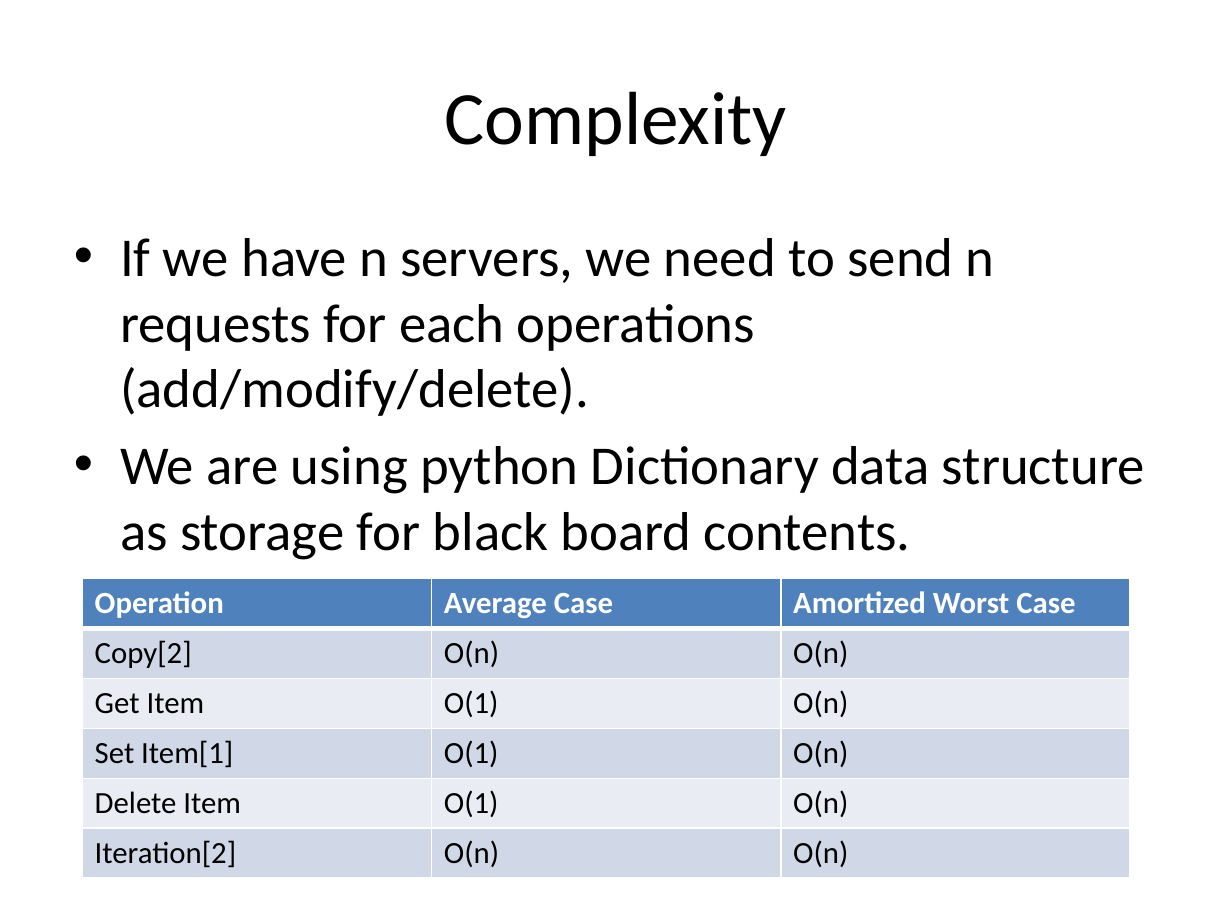
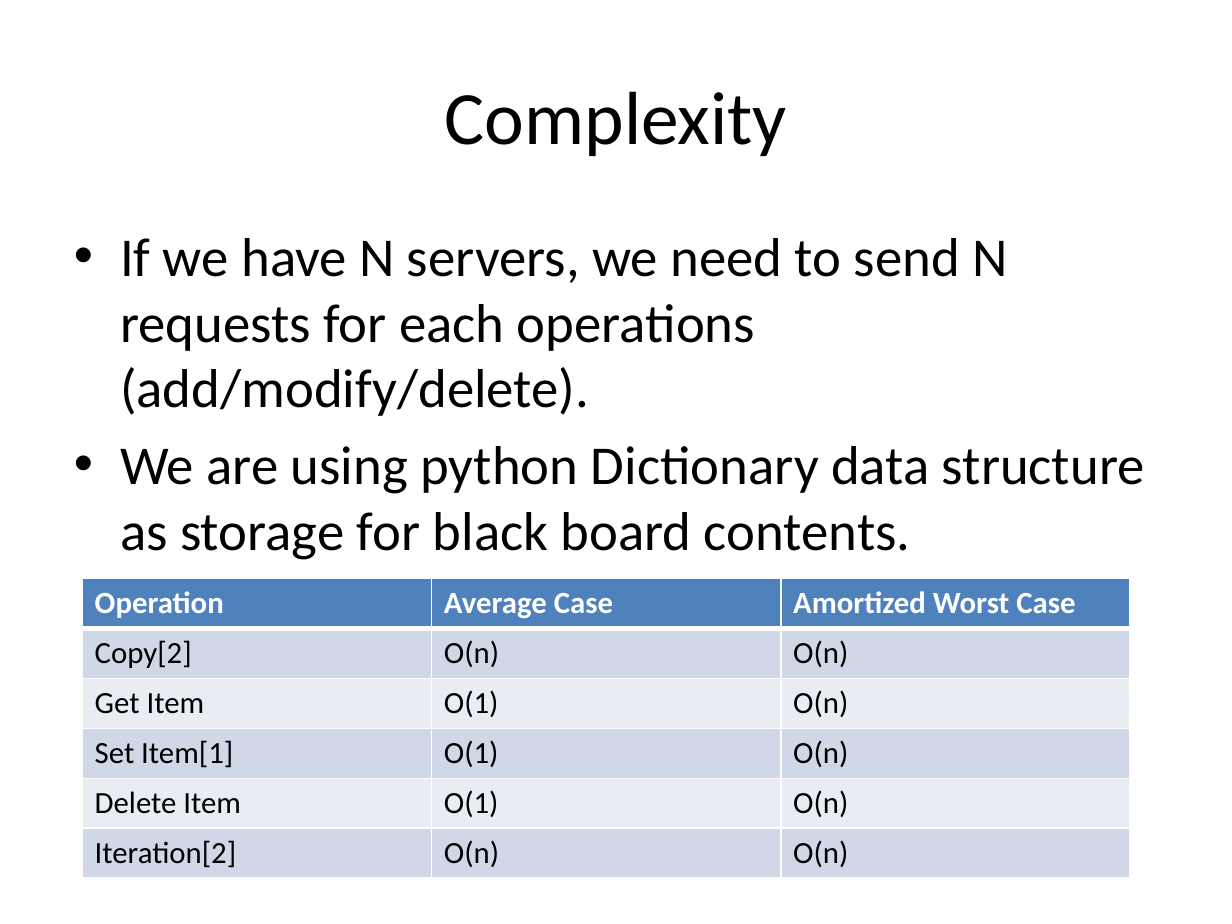
Before and after one commit to RajibTheKing/Distributed-System, a slide deck: slide 4 of Lab_Excercises/Lab1/Lab 1 (Distributed System).pptx. Drawn at 1232x924 pixels with LibreOffice and Linux fonts; fonts in the diff are those of the drawing. Boxes give left, top, right and bottom in pixels: in the first picture for what was removed or moved away, otherwise in the second. Text is boxed around its words. In the diff, an @@ line names an element or a change of style, - is before the commit and + after.

```diff
--- a/Lab_Excercises/Lab1/Lab 1 (Distributed System).pptx
+++ b/Lab_Excercises/Lab1/Lab 1 (Distributed System).pptx
@@ text at [120,238,1007,416]: text changed @@
-• If we have n servers, we need to send n requests for each operations (add/modify/delete).
+• If we have N servers, we need to send N requests for each operations (add/modify/delete).
```
Also in this commit, not shown: 2 other slides changed, 20 other files.
